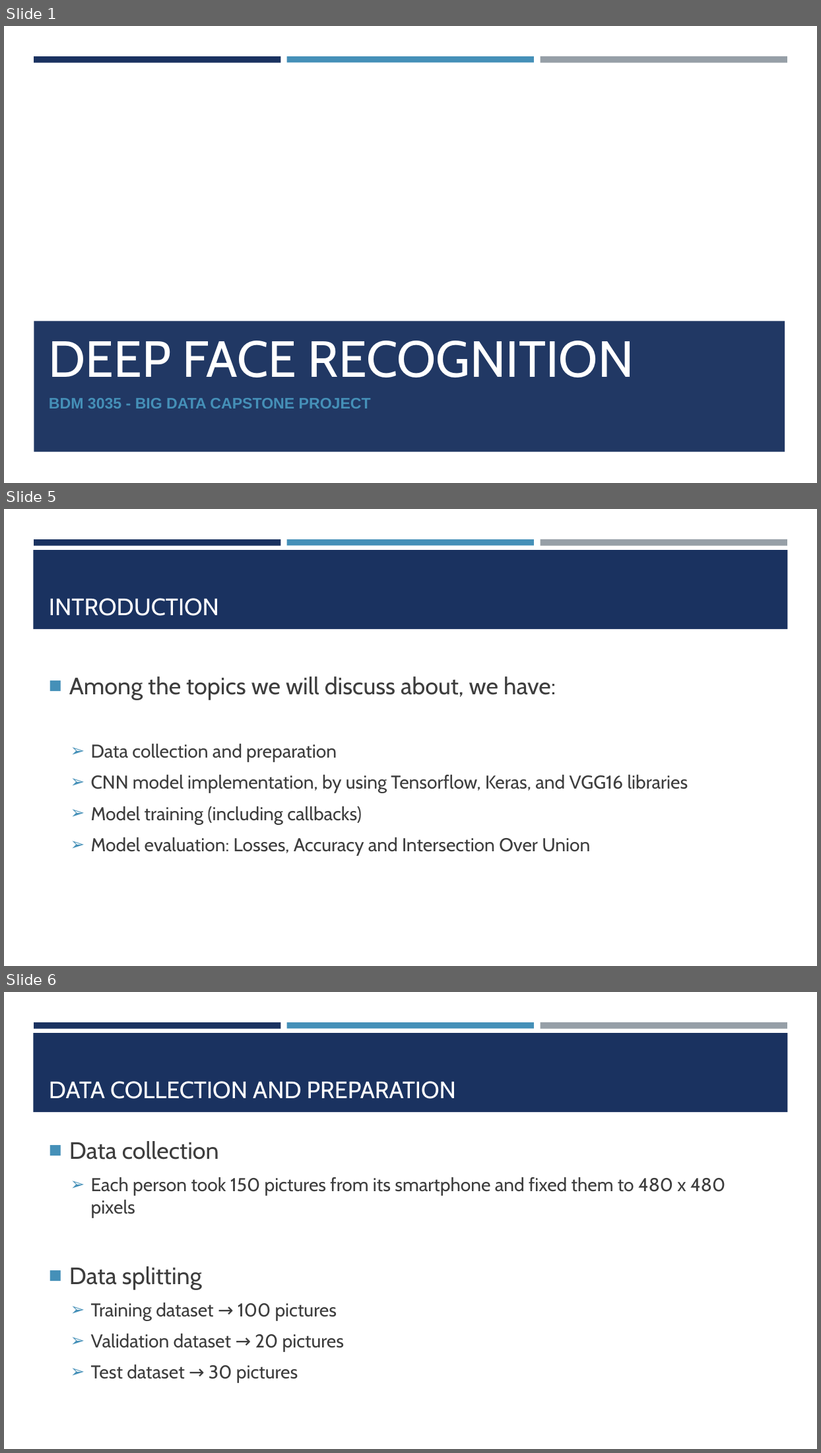
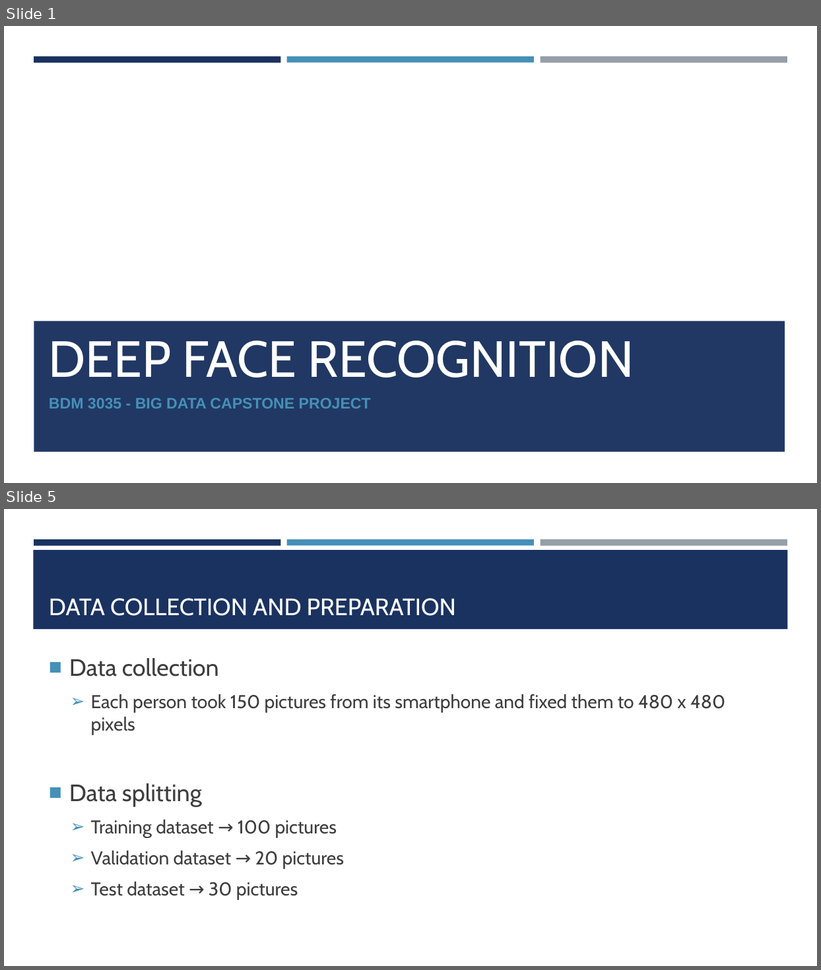
Before and after one commit to kompany04/Capstone_Project, a slide deck: Documents/BDM-3035.pptx. Shown one above the other, each under a label of ours: slides 1, 5 and 6 before the commit, slides 1 and 5 after it; the slides between them are not shown. The pictures are 821x1453 and 821x970 pixels, drawn with LibreOffice and Linux fonts; fonts in the diff are those of the drawing; background and template pictures are left out. Boxes give left, top, right and bottom in pixels: in the first picture for what was removed or moved away, otherwise in the second. Text is boxed around its words. In the diff, an @@ line names an element or a change of style, - is before the commit and + after.

```diff
--- a/Documents/BDM-3035.pptx
+++ b/Documents/BDM-3035.pptx
@@ slide 5 removed at <box>4,509,817,966</box>, background #FFFFFF; not listed: 4 template elements that a slide beside it also shows @@
@@ title removed at <box>49,598,219,616</box> @@
-INTRODUCTION
@@ text removed at <box>69,677,688,855</box> @@
-■ Among the topics we will discuss about, we have:
-  ➢ Data collection and preparation
-  ➢ CNN model implementation, by using Tensorflow, Keras, and VGG16 libraries
-  ➢ Model training (including callbacks)
-  ➢ Model evaluation: Losses, Accuracy and Intersection Over Union
@@ what was slide 6 is now slide 5 @@
```
Also in this commit, not shown: 7 slides changed.
